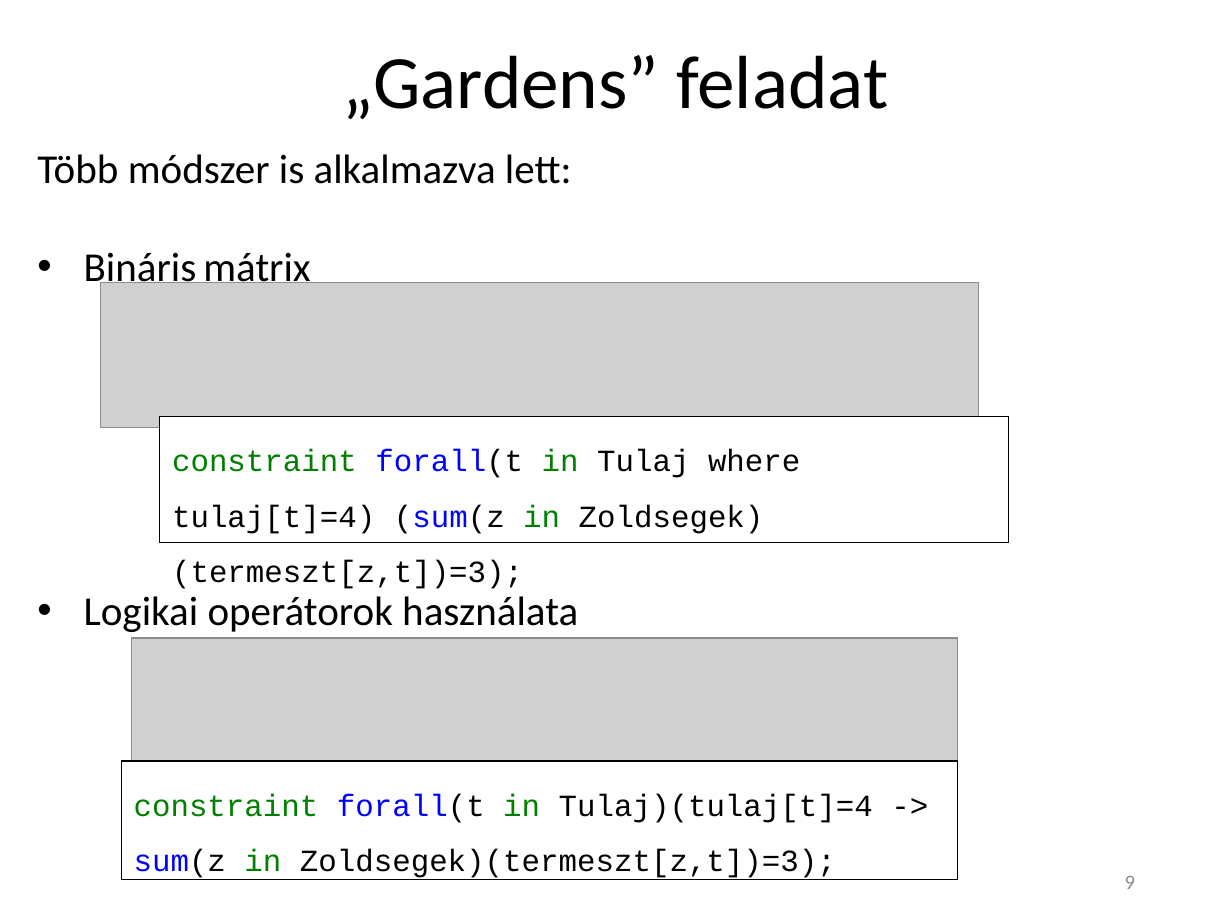
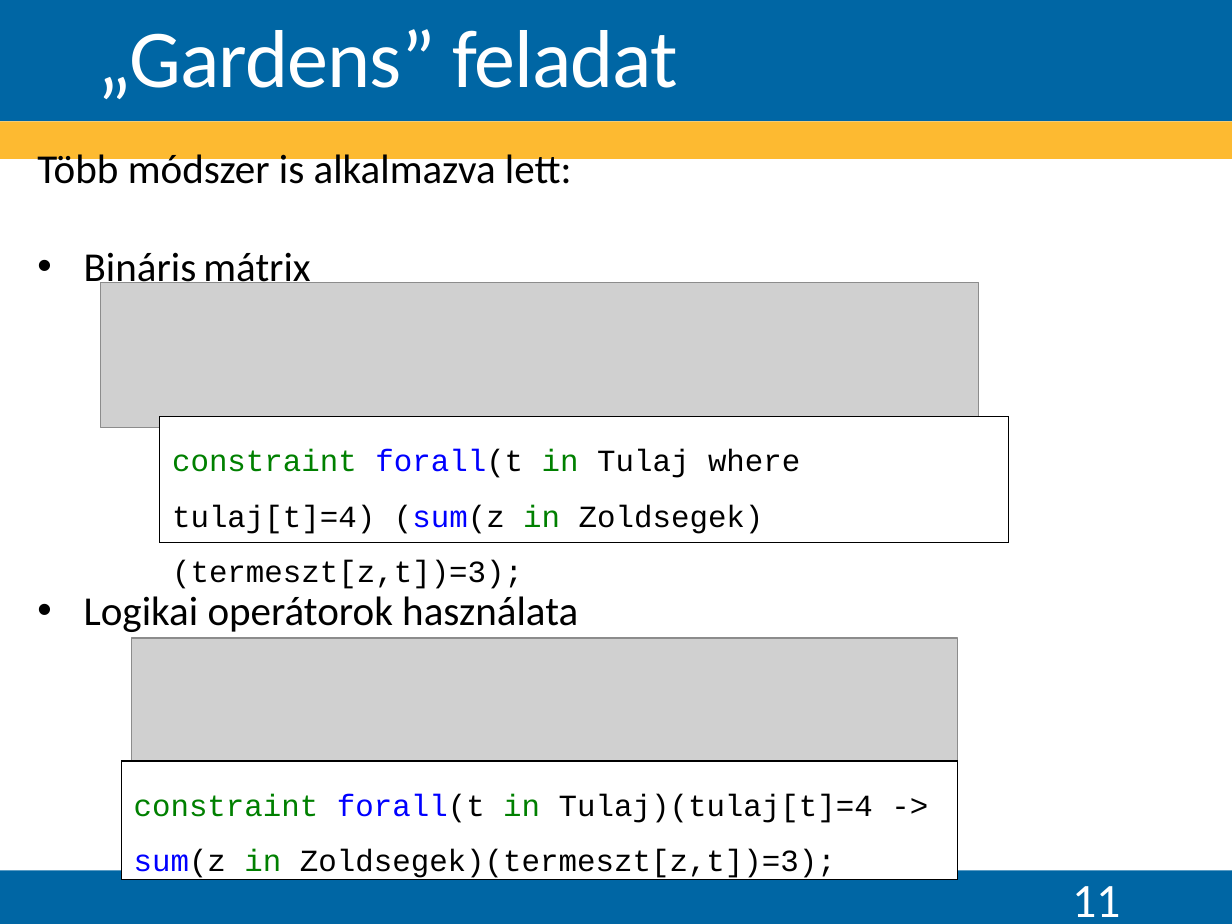
Before and after one commit to Teaching-projects/SZE-Peku221b, a slide deck: slide 11 of CP_Dolgozat/Előadás/Logikai feladványok megoldása korlátprogramozással.pptx (slide 9 before the commit). Drawn at 1232x924 pixels with LibreOffice and Linux fonts; fonts in the diff are those of the drawing; grey boxes stand for pictures; background and template pictures are left out. Boxes give left, top, right and bottom in pixels: in the first picture for what was removed or moved away, otherwise in the second. Text is boxed around its words. In the diff, an @@ line names an element or a change of style, - is before the commit and + after.

```diff
--- a/CP_Dolgozat/Előadás/Logikai feladványok megoldása korlátprogramozással.pptx
+++ b/CP_Dolgozat/Előadás/Logikai feladványok megoldása korlátprogramozással.pptx
@@ rectangle added at (0, 0, 1232, 121), fill #0066A4 @@
@@ title "„Gardens” feladat": place and size @@
-title "„Gardens” feladat" at (343, 55, 888, 119)
+title "„Gardens” feladat" at (97, 29, 678, 99)
@@ title "„Gardens” feladat" at (97, 29, 678, 99): size 44 to 48 pt, text colour #000000 to #FFFFFF, letter spacing 0 to -0.5 pt; alignment centre to left; line spacing 0.9 to 0.85; vertical alignment middle to bottom @@
@@ rectangle added at (0, 122, 1232, 159), fill #FDBA31 @@
@@ rectangle added at (0, 870, 1232, 924), fill #0066A4 @@
@@ page number at (1072, 886, 1120, 917): text changed; size 12 to 28 pt; text colour #8C8C8C to #FFFFFF @@
-9
+11
```
Also in this commit, not shown: 9 other slides changed, 6 slides added, 6 slides removed, 11 other files.
